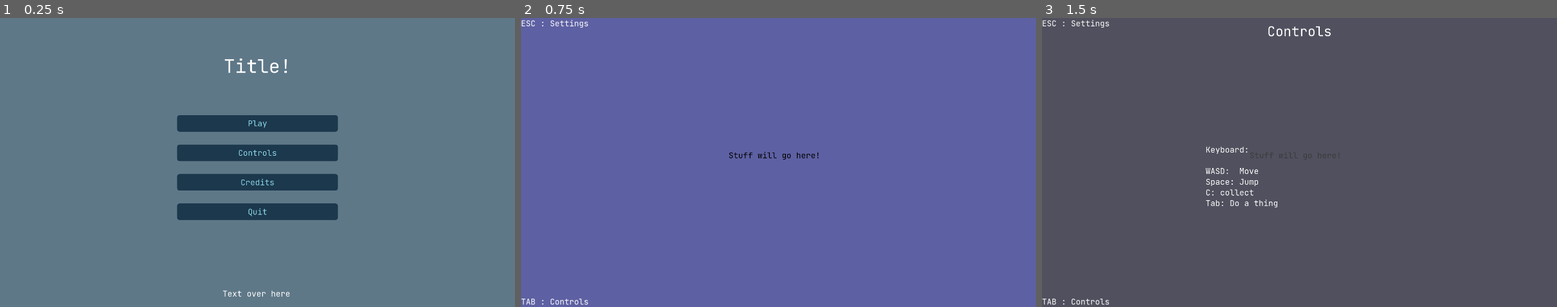
Above: before the commit, frames 1-3 (left to right).
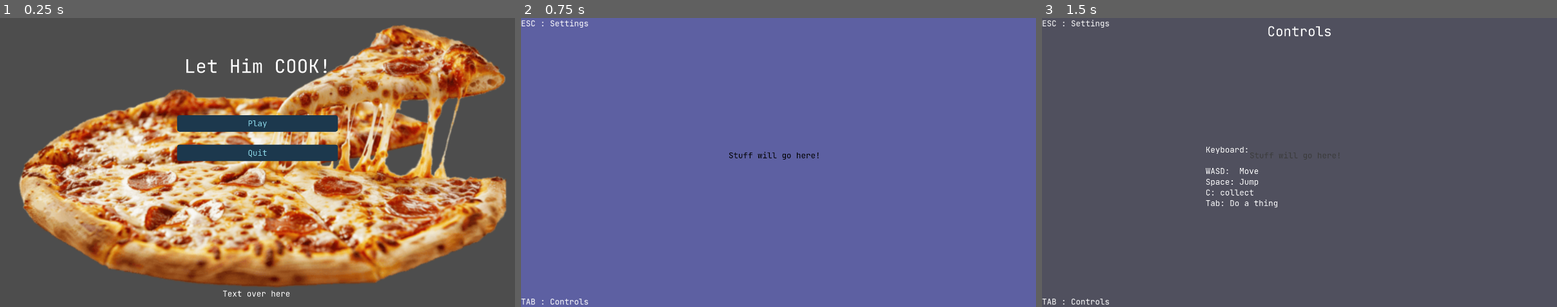
Above: after the commit, the same moments.

Repository: MikeyMictan1/Warwick-Game-Jam-2026
Game: Godot game, scene res://UI/ui_scenes/MainMenu.tscn
Two runs of this game, one before a commit and one after it. Both use one fixed random seed, a clock stepped at 60 frames per second and the inputs below.
Inputs:
- Up to frame 1 (0.25 s): no input
- Up to frame 2 (0.75 s): click "Play" at 0.5 s
- Up to frame 3 (1.5 s): tap Enter at 1.25 s; hold Tab (toggle_controls) from 1.28 s (still down)

The runs differ from the first frame. In frame 1, 96% of the frame differs, in the area x 0-100%, y 0-100%; in frame 2, nothing differs; in frame 3, nothing differs.

Commit message:
Added music manager + bg placeholder

Diff:
--- /dev/null
+++ b/Autoload/MusicManager.gd
@@ -0,0 +1,13 @@
+extends Node
+
+func _ready():
+	var music_player = AudioStreamPlayer.new()
+	add_child(music_player)
+	var stream = load("res://Assets/Music/bg_music.mp3")
+	if stream is AudioStream:
+		if stream.has_method("set_loop"):
+			stream.set_loop(true)
+		elif stream is AudioStreamMP3 or stream is AudioStreamOggVorbis or stream is AudioStreamWAV:
+			stream.loop = true
+	music_player.stream = stream
+	music_player.play()
--- /dev/null
+++ b/Scripts/music.gd
@@ -0,0 +1,52 @@
+extends Node
+
+# MusicManager: Plays background music across all scenes, looping 24/7
+
+var music_player: AudioStreamPlayer
+var music_path := "res://Assets/Music/" # Path to your music folder
+var music_file := "" # Set this to your music file name, e.g., "background.ogg"
+
+func _ready():
+	# If you have only one music file, auto-detect it
+	if music_file == "":
+		var dir = DirAccess.open(music_path)
+		if dir:
+			dir.list_dir_begin()
+			var file_name = dir.get_next()
+			while file_name != "":
+				if not dir.current_is_dir() and file_name.ends_with(".ogg") or file_name.ends_with(".mp3") or file_name.ends_with(".wav"):
+					music_file = file_name
+					break
+				file_name = dir.get_next()
+			dir.list_dir_end()
+	if music_file == "":
+		push_error("No music file found in " + music_path)
+		return
+
+	music_player = AudioStreamPlayer.new()
+	add_child(music_player)
+	var stream = load(music_path + music_file)
+	# Set looping on the stream if possible
+	if stream is AudioStream:
+		if stream.has_method("set_loop"):
+			stream.set_loop(true)
+		elif stream is AudioStreamOggVorbis or stream is AudioStreamMP3 or stream is AudioStreamWAV:
+			stream.loop = true
+	music_player.stream = stream
+	music_player.autoplay = true
+	# Set to 'Music' bus if it exists, otherwise use 'Master'
+	var bus_name = "Master"
+	for i in AudioServer.get_bus_count():
+		var name = AudioServer.get_bus_name(i)
+		if name == "Music":
+			bus_name = "Music"
+			break
+	music_player.bus = bus_name
+	music_player.stream_paused = false
+	music_player.volume_db = 0
+	music_player.play()
+
+	# Ensure this node persists across scenes
+	set_process(false)
+	get_tree().get_root().add_child(self)
+	self.owner = null
--- a/UI/ui_scenes/MainMenu.tscn
+++ b/UI/ui_scenes/MainMenu.tscn
@@ -1,20 +1,14 @@
-[gd_scene load_steps=4 format=3 uid="uid://x0kdlikdet0y"]
+[gd_scene load_steps=5 format=3 uid="uid://x0kdlikdet0y"]
 
 [ext_resource type="Script" uid="uid://nabomb7ouy6n" path="res://UI/ui_scripts/main_menu.gd" id="1_lget4"]
 [ext_resource type="Theme" uid="uid://b81kaf80j5ngy" path="res://UI/ui_themes/MainMenuButtonTheme.tres" id="1_uyl7m"]
 [ext_resource type="Theme" uid="uid://d1tl4ouhddgg7" path="res://UI/ui_themes/base_theme.tres" id="2_i6s3c"]
+[ext_resource type="Texture2D" uid="uid://bjxy38vww0ttd" path="res://Assets/Art/UI_Art/pizza.png" id="2_ueq4g"]
 
 [node name="MainMenu" type="Node2D"]
 script = ExtResource("1_lget4")
 
 [node name="UI Elements" type="CanvasLayer" parent="."]
-
-[node name="Background" type="ColorRect" parent="UI Elements"]
-anchors_preset = 15
-anchor_right = 1.0
-anchor_bottom = 1.0
-mouse_filter = 2
-color = Color(0.372692, 0.470724, 0.533148, 1)
 
 [node name="Control" type="Control" parent="UI Elements"]
 layout_mode = 3
@@ -23,6 +17,12 @@
 anchor_bottom = 1.0
 grow_horizontal = 2
 grow_vertical = 2
+
+[node name="TextureRect" type="TextureRect" parent="UI Elements/Control"]
+layout_mode = 0
+offset_right = 1931.0
+offset_bottom = 1082.0
+texture = ExtResource("2_ueq4g")
 
 [node name="HBoxContainer" type="HBoxContainer" parent="UI Elements/Control"]
 layout_mode = 1
@@ -46,7 +46,7 @@
 clip_contents = false
 layout_mode = 2
 theme_override_font_sizes/normal_font_size = 70
-text = "Title!"
+text = "Let Him COOK!"
 fit_content = true
 scroll_active = false
 autowrap_mode = 0
@@ -63,6 +63,7 @@
 text = "Play"
 
 [node name="Controls" type="Button" parent="UI Elements/Control/HBoxContainer/VBoxContainer/Buttons"]
+visible = false
 custom_minimum_size = Vector2(0, 60)
 layout_mode = 2
 theme = ExtResource("2_i6s3c")
@@ -70,6 +71,7 @@
 "
 
 [node name="Credits" type="Button" parent="UI Elements/Control/HBoxContainer/VBoxContainer/Buttons"]
+visible = false
 custom_minimum_size = Vector2(0, 60)
 layout_mode = 2
 text = "Credits
--- a/project.godot
+++ b/project.godot
@@ -21,6 +21,7 @@
 
 InGameUI="*res://UI/ui_scenes/InGameUI.tscn"
 GameManager="*res://Autoload/GameManager.gd"
+MusicManager="*res://Autoload/MusicManager.gd"
 
 [display]
 
Binary file added: Assets/Art/UI_Art/pizza.png
Not shown, added: Assets/Art/UI_Art/pizza.png.import
Not shown, added: Assets/Music/bg_music.mp3.import
Not shown, added: Autoload/MusicManager.gd.uid
Not shown, added: Scripts/music.gd.uid
Not shown, added: Assets/Music/bg_music.mp3
